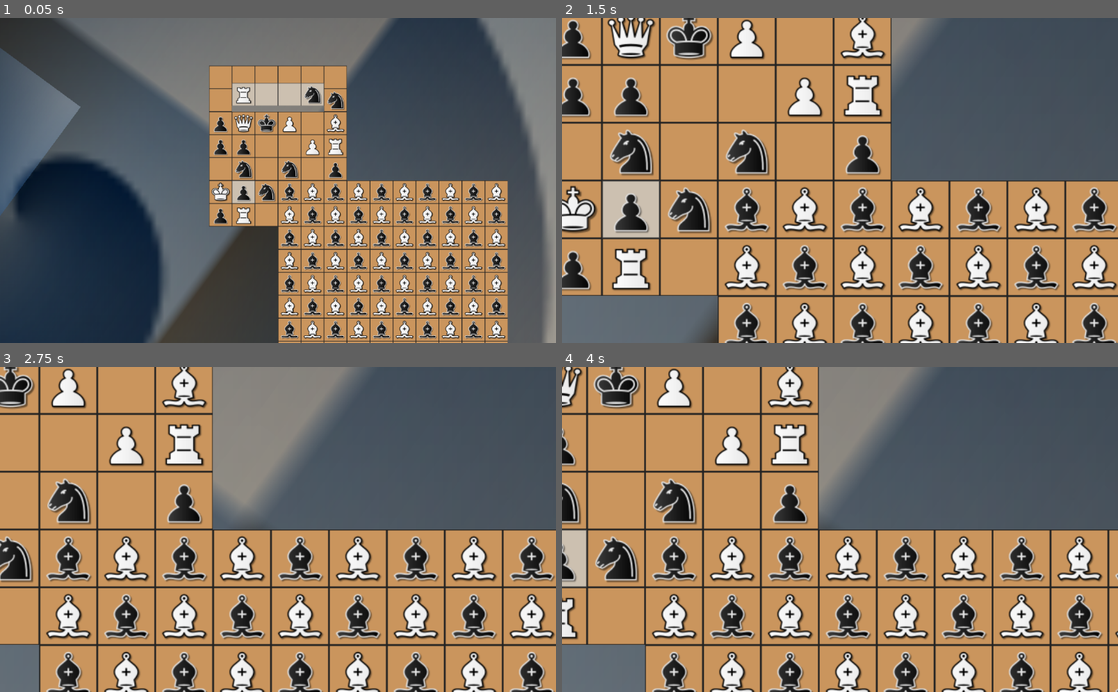
Above: before the commit, frames 1-4 (two rows, left to right).
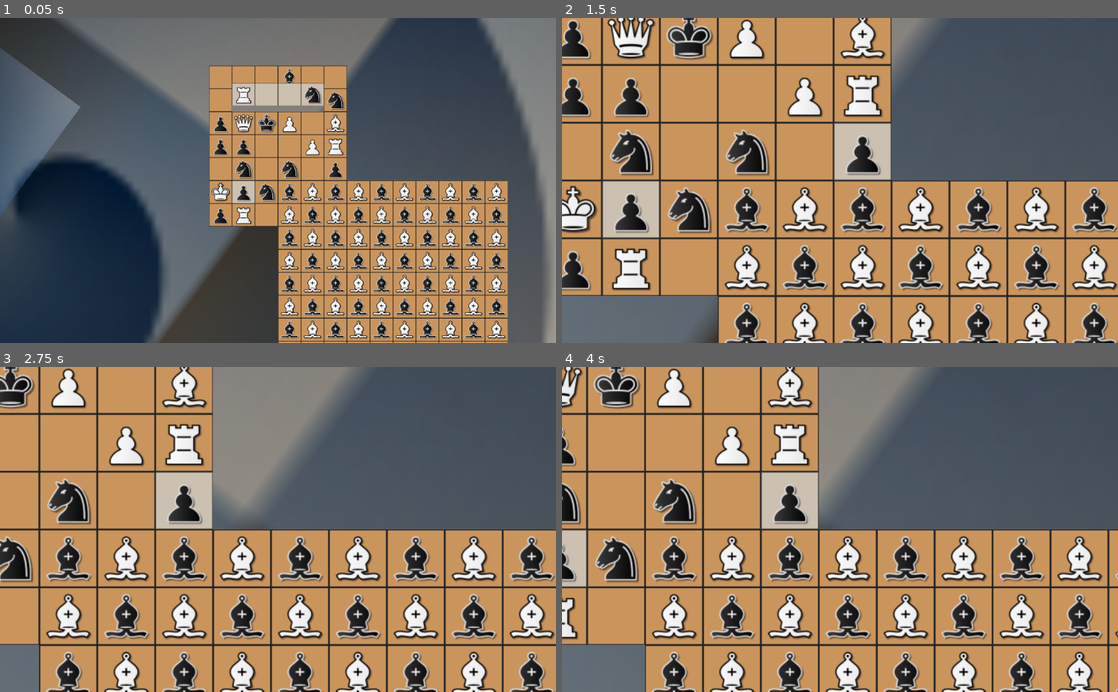
Above: after the commit, the same moments.

Repository: aggie-coding-club/Selection-Chess
Game: Godot game, scene res://scenes/TileMapScene.tscn
The game is run twice, just before and just after one commit, with the same random seed, the same clock (stepped at 60 frames per second) and the same inputs.
Inputs (mouse positions are in pixels of both pictures, inside the frame that each line leads up to):
- Up to frame 1 (0.05 s): no input
- Up to frame 2 (1.5 s): move the mouse to (962, 164) at 0.52 s; hold Right (ui_right) 0.53-1.25 s; click (962, 164) at 0.67 s; drag from (728, 196) to (812, 245) at 1.27 s
- Up to frame 3 (2.75 s): tap Enter at 2 s; move the mouse to (333, 458) at 2.02 s; hold Right (ui_right) from 2.03 s (still down); click (333, 458) at 2.17 s
- Up to frame 4 (4 s): release Right (ui_right) at 2.75 s; drag from (812, 594) to (673, 480) at 2.77 s; tap Space at 3.5 s; move the mouse to (1006, 578) at 3.52 s; hold Left (ui_left) from 3.53 s (still down); click (1006, 578) at 3.67 s

The runs differ from the first frame. In frame 1, less than 0.1% of the frame differs, in the area x 51-54%, y 15-21%; in frame 2, 1.4%; in frame 3, 1.4%; in frame 4, 1.4%, in the area x 35-47%, y 32-50%.

Commit message:
began working on mouse drag-and-drop logic

Diff:
--- a/scenes/TileMapScene.tscn
+++ b/scenes/TileMapScene.tscn
@@ -55,7 +55,7 @@
 scale = Vector2( 0.5, 0.5 )
 tile_set = ExtResource( 2 )
 format = 1
-tile_data = PoolIntArray( -262142, 2, 0, -131075, 3, 0, -131074, 10 …(246 unchanged characters)…
+tile_data = PoolIntArray( -327680, 0, 0, -262142, 2, 0, -131075, 3, 0, -131074, 10 …(246 unchanged characters)…
 
 [node name="FloatingNodeBoard" type="Node2D" parent="."]
 position = Vector2( 0, -8 )
--- a/scripts/TileMapScene.gd
+++ b/scripts/TileMapScene.gd
@@ -2,10 +2,35 @@
 
 
 # Declare member variables here. Examples:
-# var a = 2
-# var b = "text"
 onready var piece_tilemap = $NodeBoard/PieceTileMap
 onready var board_tilemap = $NodeBoard/BoardTileMap
+
+onready var piece_tilemap_floating = $FloatingNodeBoard/PieceTileMap
+onready var board_tilemap_floating = $FloatingNodeBoard/BoardTileMap
+
+################# Selection and cursor state variables ####################
+enum {NO_SEL, PIECE_SEL, TILES_SEL}
+# What type of selection is made, if any.
+var selectionState = NO_SEL
+
+# as integer board coords
+var selectionStart = Vector2.ZERO
+var selectionEnd = Vector2.ZERO
+
+enum {PIECE_MODE, TILES_MODE, DELETE_MODE}
+# Which 'tool' is selected, defines what clicking does
+var cursorMode = PIECE_MODE
+
+# Are we currently moving either a piece or a set of tiles
+var dragging = false
+################################################################################
+
+# Constants for tilemaps
+const TM_EMPTY = -1
+# Board Tilemaps
+enum {TM_TILE = 1, TM_TILE_HIGHLIGHTED}
+# Piece Tilemaps
+enum {TM_BB, TM_BK, TM_BN, TM_BP, TM_BQ, TM_BR, TM_WB, TM_WK, TM_WN, TM_WP, TM_WQ, TM_WR}
 
 # Called when the node enters the scene tree for the first time.
 func _ready():
@@ -19,16 +44,44 @@
 # Called every frame. 'delta' is the elapsed time since the previous frame.
 #func _process(delta):
 #	pass
+
+# remove highlight and other stuff
+func deselect():
+	match selectionState:
+		PIECE_SEL:
+			# TODO
+			pass
+		TILES_SEL:
+			# TODO
+			pass
+
 func _input(event):
 	# Mouse in viewport coordinates.
 	if event is InputEventMouseButton:
-		#print("Mouse Click/Unclick at: ", event.position)
-		#print("Mouse Click/Unclick at: ", get_viewport().get_mouse_position())
-		print("Mouse Click/Unclick at: ", get_global_mouse_position(), "\t which is: ", board_tilemap.world_to_map(board_tilemap.to_local(get_global_mouse_position())))
+		if event.button_index == BUTTON_LEFT:
+			# position of mouse as NodeBoard indices
+			var mousePosNB = board_tilemap.world_to_map(board_tilemap.to_local(get_global_mouse_position()))
+			print("Mouse Click/Unclick at: ", get_global_mouse_position(), "\t which is: ", mousePosNB)
+			selectionStart = mousePosNB
+			if selectionState == NO_SEL and event.pressed:
+				match cursorMode:
+					PIECE_MODE:
+						selectionState = PIECE_SEL
+						dragging = true
+						board_tilemap.set_cellv(mousePosNB, TM_TILE_HIGHLIGHTED)
+					TILES_MODE:
+						selectionState = TILES_MODE
+						dragging = true
+					DELETE_MODE:
+						# TODO: implement deletions
+						pass
 	elif event is InputEventMouseMotion:
 		#print("Mouse Motion at: ", event.position)
 		#print("Mouse Motion at: ", get_viewport().get_mouse_position())
 		#print("Mouse Motion at: ", get_global_mouse_position())
-		pass
+		if dragging:
+			var mousePosNB = board_tilemap.world_to_map(board_tilemap.to_local(get_global_mouse_position()))
+			selectionEnd = mousePosNB
+			# TODO: update graphics
 	# Print the size of the viewport.
 	#print("Viewport Resolution is: ", get_viewport_rect().size)
